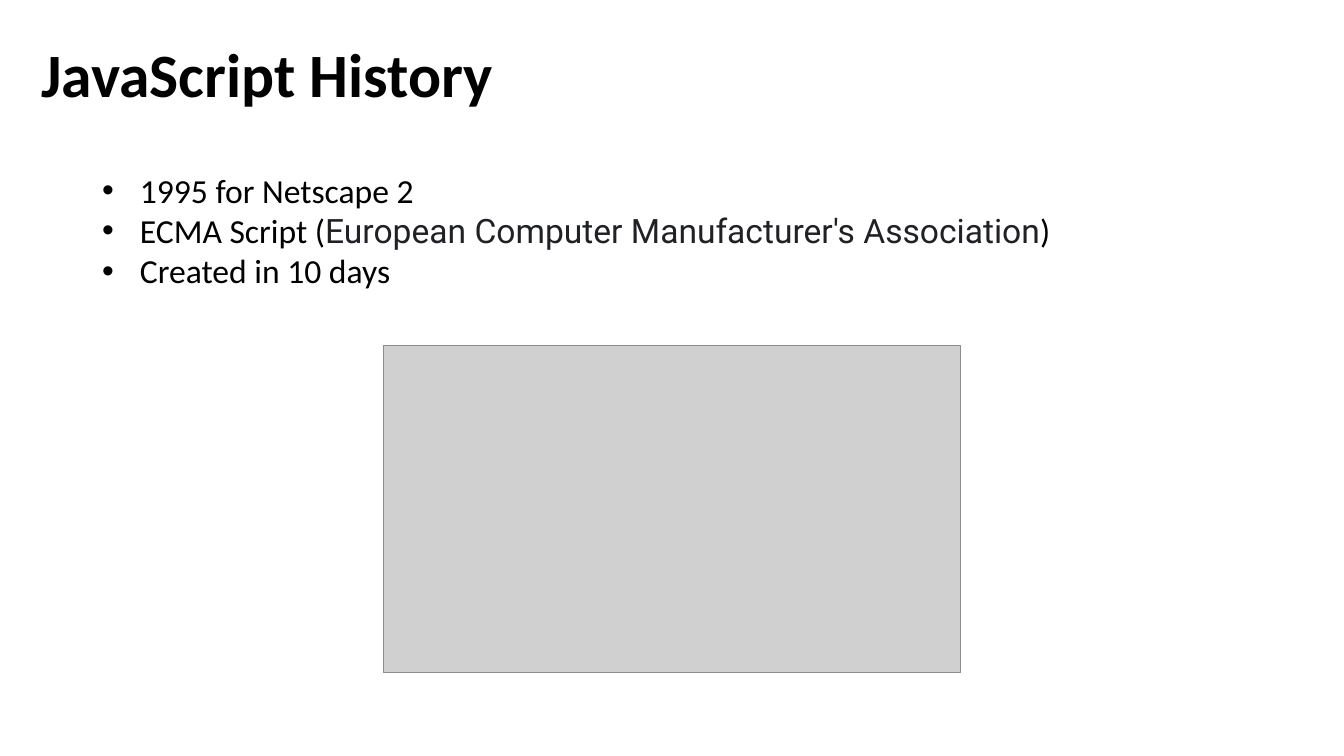
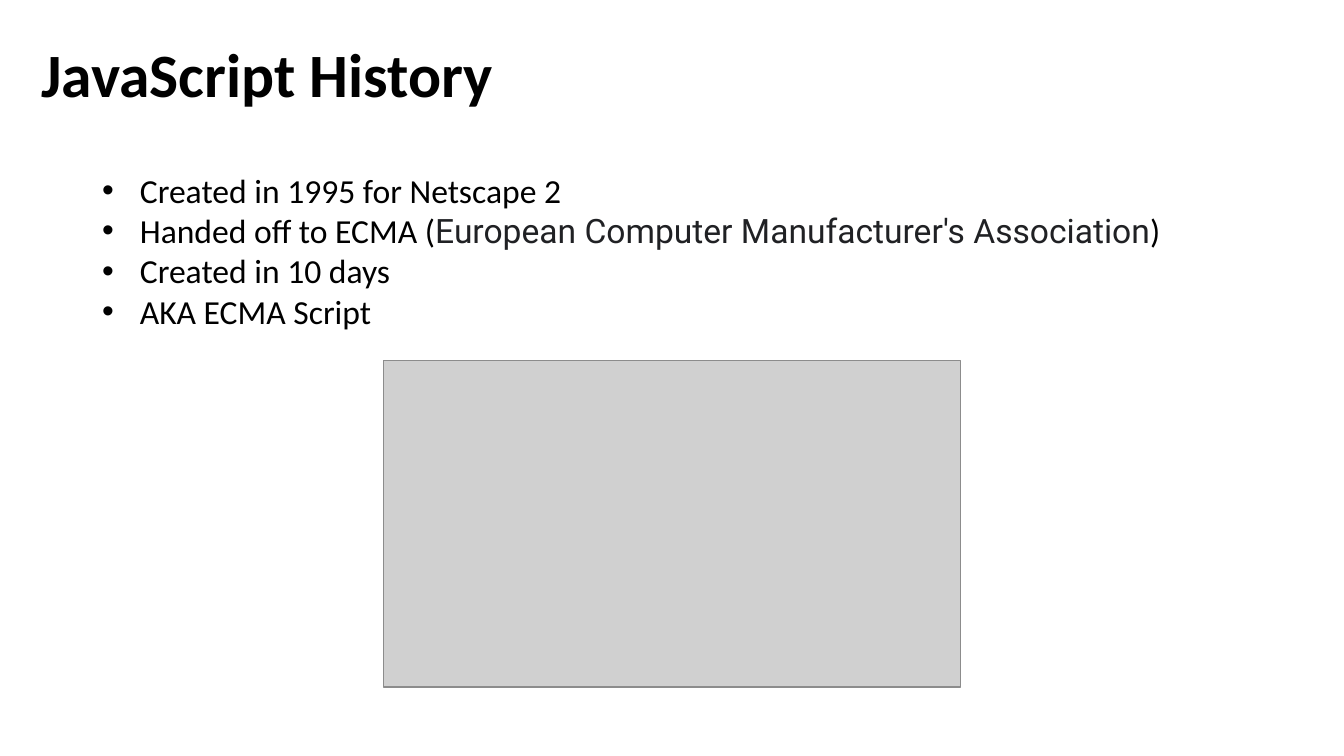
Before and after one commit to PKavya1792/Javascript, a slide deck: slide 3 of docs/JavaIntro.pptx. Drawn at 1344x756 pixels with LibreOffice and Linux fonts; fonts in the diff are those of the drawing; grey boxes stand for pictures. Boxes give left, top, right and bottom in pixels: in the first picture for what was removed or moved away, otherwise in the second. Text is boxed around its words. In the diff, an @@ line names an element or a change of style, - is before the commit and + after.

```diff
--- a/docs/JavaIntro.pptx
+++ b/docs/JavaIntro.pptx
@@ text at bbox=[140, 179, 1160, 250]: text changed; font Roboto to Calibri; text colour #202124 to #000000 @@
-• 1995 for Netscape 2
-• ECMA Script (European Computer Manufacturer's Association)
+• Created in 1995 for Netscape 2
+• Handed off to ECMA (European Computer Manufacturer's Association)
@@ text at bbox=[140, 301, 371, 330]: paragraph added @@
+• AKA ECMA Script
@@ picture: place and size @@
-picture at bbox=[384, 346, 961, 673]
+picture at bbox=[384, 360, 961, 687]
```
Also in this commit, not shown: 7 other slides changed, 1 other file.
